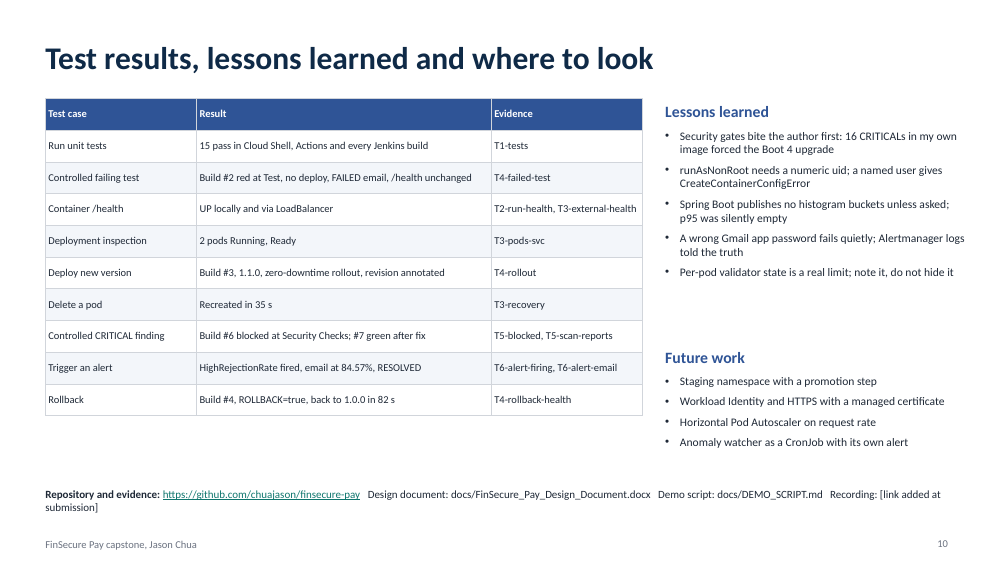
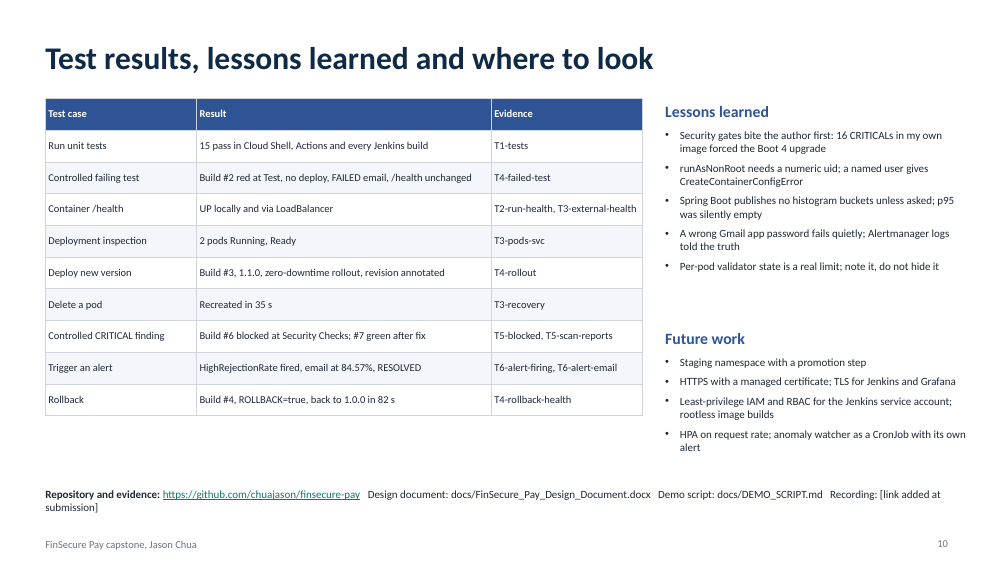
Before and after one commit to chuajason/finsecure-pay, a slide deck: slide 10 of docs/FinSecure_Pay_Capstone.pptx. Drawn at 1008x567 pixels with LibreOffice and Linux fonts; fonts in the diff are those of the drawing. Boxes give left, top, right and bottom in pixels: in the first picture for what was removed or moved away, otherwise in the second. Text is boxed around its words. In the diff, an @@ line names an element or a change of style, - is before the commit and + after.

```diff
--- a/docs/FinSecure_Pay_Capstone.pptx
+++ b/docs/FinSecure_Pay_Capstone.pptx
@@ text "Security gates bite the author ..." at (680, 131, 954, 272): size 11 to 10.5 pt @@
@@ text "Future work": place and size @@
-text "Future work" at (665, 352, 745, 363)
+text "Future work" at (665, 333, 745, 344)
@@ text "Staging namespace with a promotion ...": place and size @@
-text "Staging namespace with a promotion ..." at (680, 377, 945, 448)
+text "Staging namespace with a promotion ..." at (680, 358, 965, 451)
@@ text at (680, 358, 867, 368): size 11 to 10.5 pt in "Staging namespace with a promotion step" @@
@@ text at (680, 377, 965, 451): text changed; size 11 to 10.5 pt @@
-• Workload Identity and HTTPS with a managed certificate
-• Horizontal Pod Autoscaler on request rate
-• Anomaly watcher as a CronJob with its own alert
+• HTTPS with a managed certificate; TLS for Jenkins and Grafana
+• Least-privilege IAM and RBAC for the Jenkins service account; rootless image builds
+• HPA on request rate; anomaly watcher as a CronJob with its own alert
```
Also in this commit, not shown: 1 other slide changed, 12 other files.
